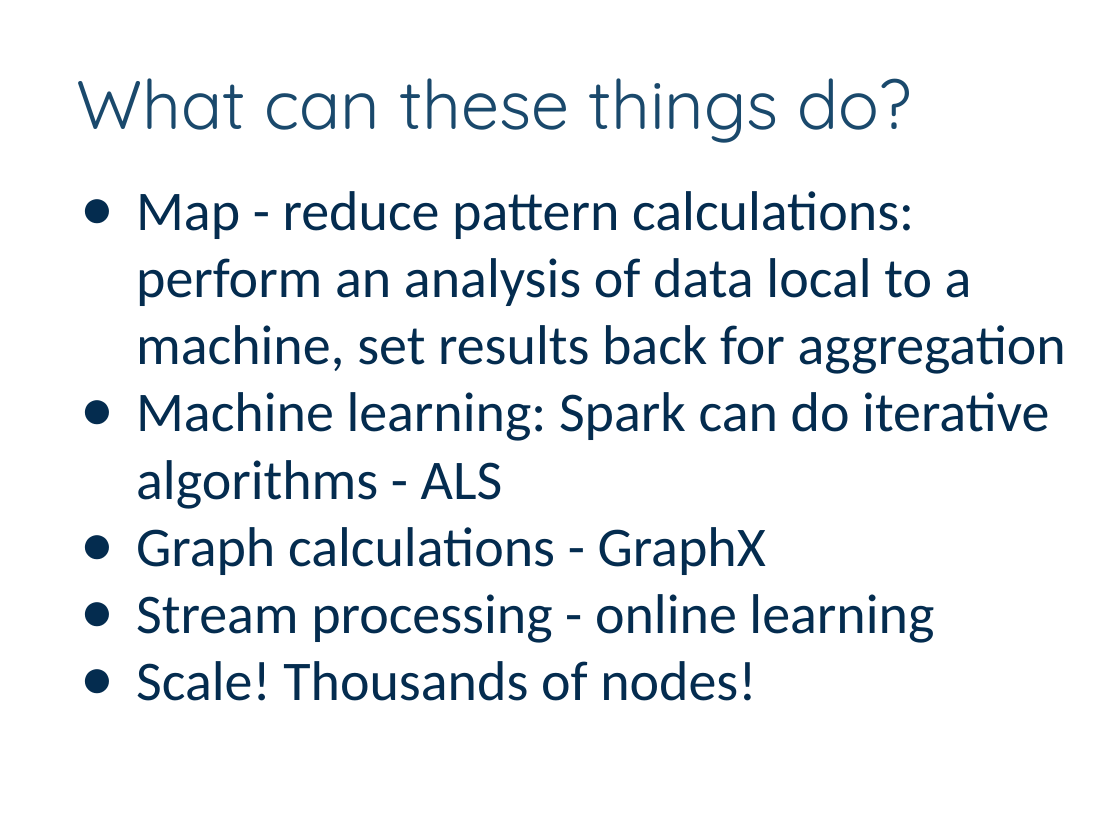
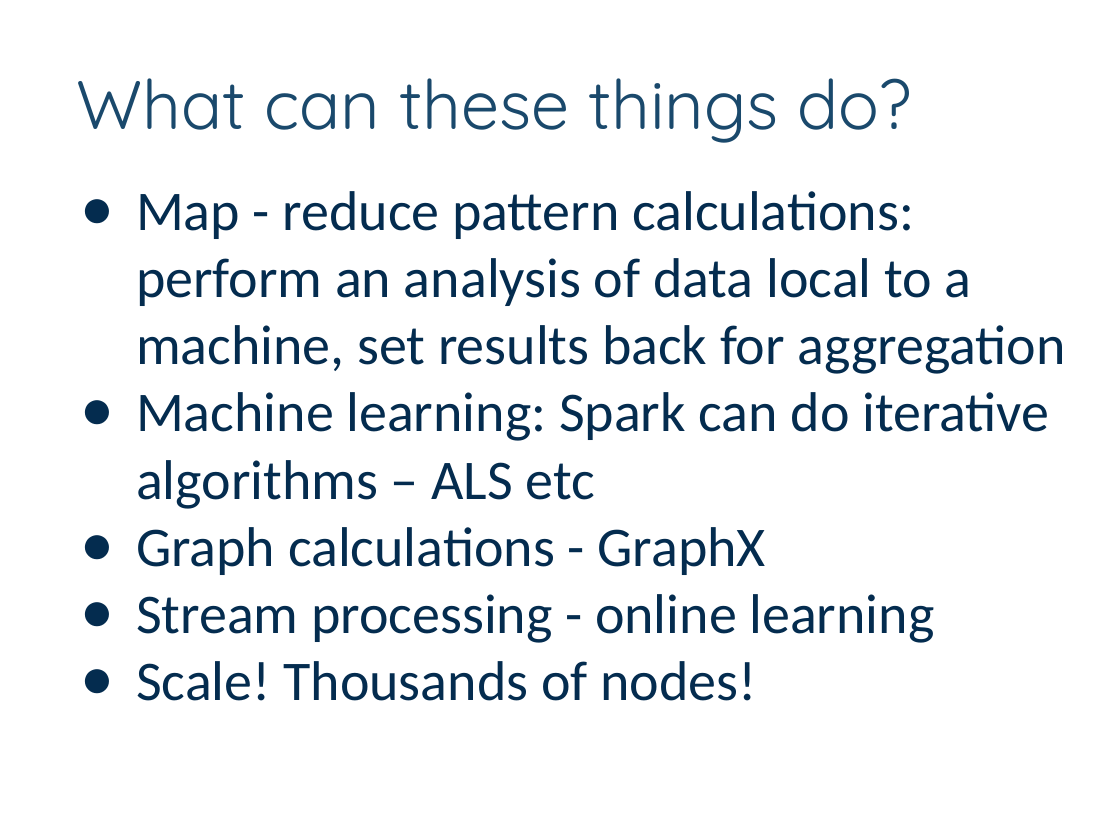
Before and after one commit to dsiufl/Spark-Workshop, a slide deck: slide 8 of Getting Started with Spark.pptx. Drawn at 1120x840 pixels with LibreOffice and Linux fonts; fonts in the diff are those of the drawing; background and template pictures are left out. Boxes give left, top, right and bottom in pixels: in the first picture for what was removed or moved away, otherwise in the second. Text is boxed around its words. In the diff, an @@ line names an element or a change of style, - is before the commit and + after.

```diff
--- a/Getting Started with Spark.pptx
+++ b/Getting Started with Spark.pptx
@@ text at [136, 392, 1049, 509]: text changed @@
-● Machine learning: Spark can do iterative algorithms - ALS
+● Machine learning: Spark can do iterative algorithms – ALS etc
```
Also in this commit, not shown: 2 other slides changed.
